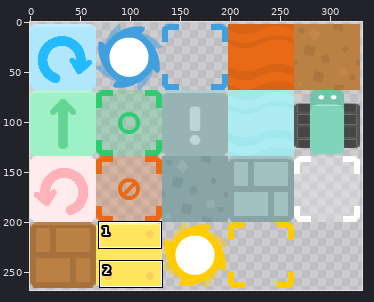
Two states of a sprite sheet, android/assets/atlas/tileset.png. Above, an overview of the earlier version with the close-up marked.
Close-up. As it was:
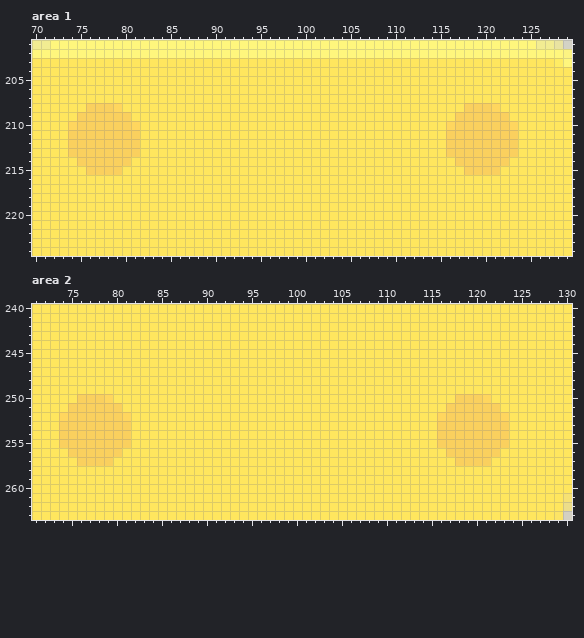
The file is 332x268 pixels. Pixels under 10% opacity are left out. Colours within 5 levels of each other are drawn and written as one. Shown: area 1: x 70..129, y 201..224; area 2: x 71..130, y 240..263.
After the commit:
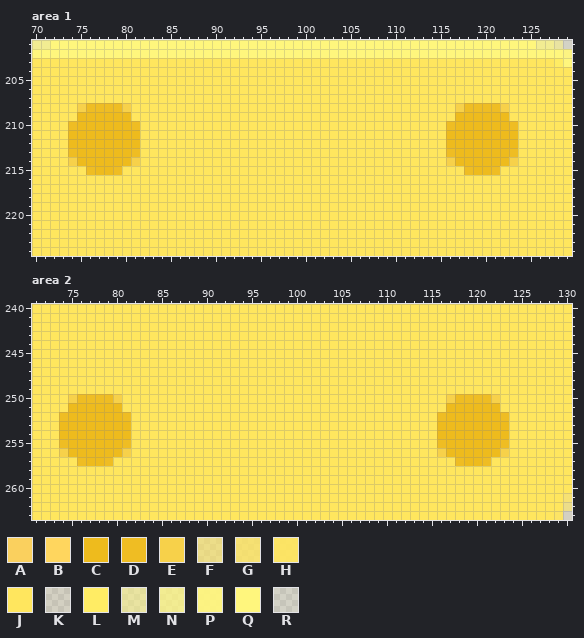
Palette (. is transparent): A #fad05e  B #ffd65e  C #eebb1d  D #efbd23  E #f7d14a  F #ffe65e9f  G #ffe65ecf  H #ffe65eef  J #ffe65e  K #ffe85e1f  L #ffec64  M #fff57d8f  N #fff67dbf  P #fff67def  Q #fff67d  R #fff87e1f
The exact change:
Area 1:
Colour C replaces colour A in rows 209 to 210 at x 75 to 80 and 117 to 122; in rows 211 to 212 at x 74 to 81 and 116 to 123; in rows 213 to 214 at x 75 to 80 and 117 to 122; in row 215 at x 77 to 78 and 119 to 120.
Colour D replaces colour A in row 208 at x 76 to 78 and 118 to 120; in row 213 at x 74, 81, 116 and 123; in row 215 at x 76, 79, 118 and 121.
Colour D replaces colour B in row 208 at x 79 and 121; in row 210 at x 74, 81, 116 and 123.
Colour E replaces colour J in row 208 at x 75, 80, 117 and 122; in row 214 at x 74, 81, 116 and 123.
Area 2:
Colour C replaces colour A in rows 251 to 252 at x 75 to 80 and 117 to 122; in rows 253 to 254 at x 74 to 81 and 116 to 123; in rows 255 to 256 at x 75 to 80 and 117 to 122; in row 257 at x 77 to 78 and 119 to 120.
Colour D replaces colour A in row 250 at x 76 to 78 and 118 to 120; in row 255 at x 74, 81, 116 and 123; in row 257 at x 76, 79, 118 and 121.
Colour D replaces colour B in row 250 at x 79 and 121; in row 252 at x 74, 81, 116 and 123.
Colour E replaces colour J in row 250 at x 75, 80, 117 and 122; in row 256 at x 74, 81, 116 and 123.
